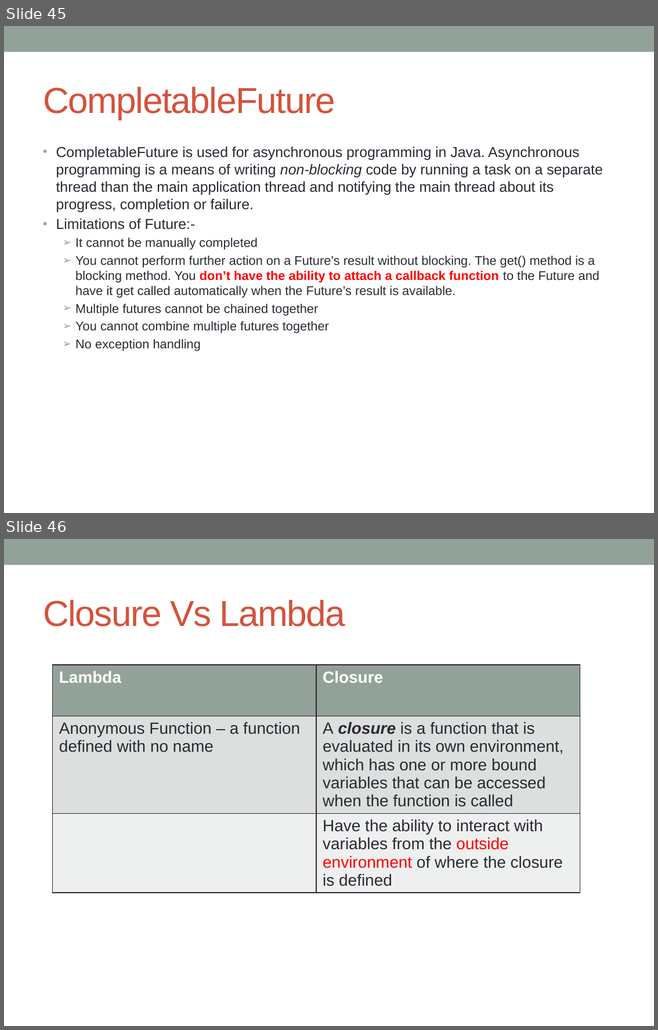
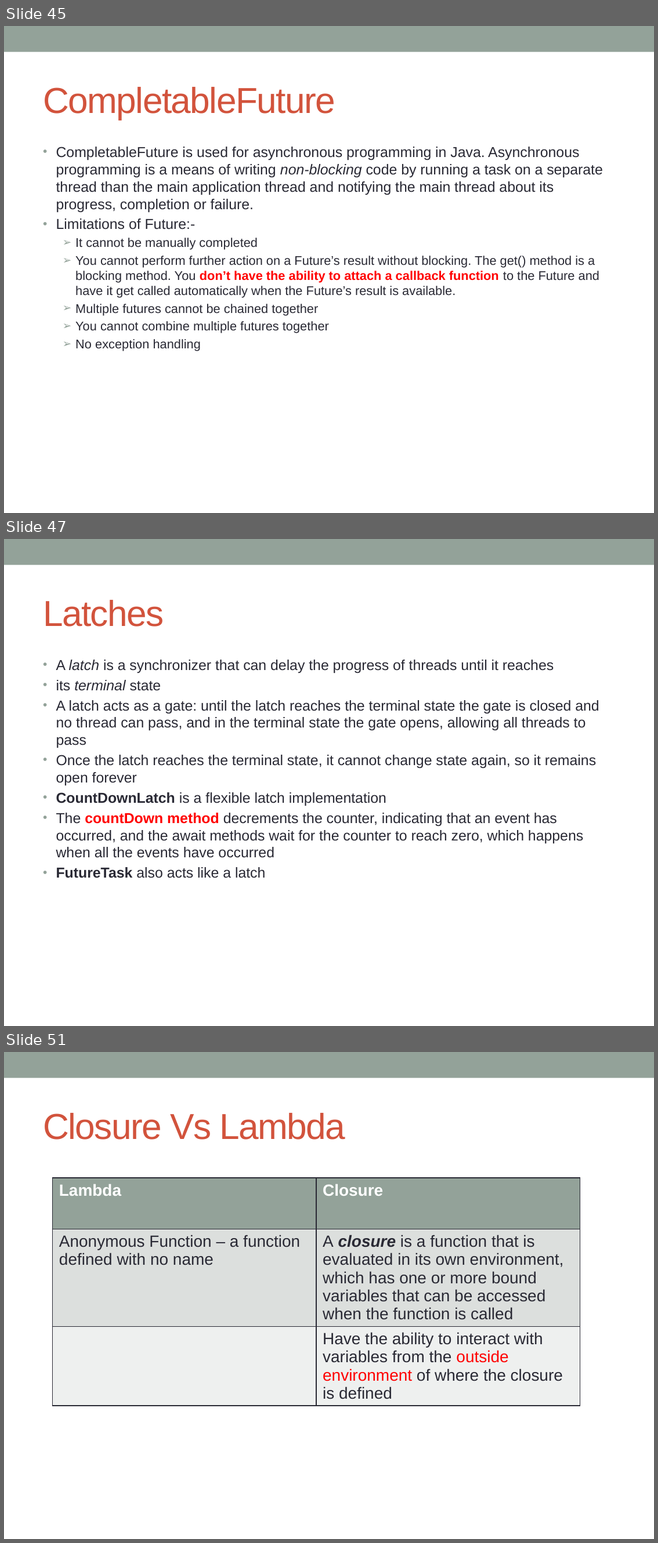
Before and after one commit to notionquest/ProjectDocumentation, a slide deck: MultiThreading.pptx. Shown one above the other, each under a label of ours: slides 45 and 46 before the commit, slides 45, 47 and 51 after it; the slides between them are not shown. The pictures are 658x1030 and 658x1543 pixels, drawn with LibreOffice and Linux fonts; fonts in the diff are those of the drawing. Boxes give left, top, right and bottom in pixels: in the first picture for what was removed or moved away, otherwise in the second. Text is boxed around its words. In the diff, an @@ line names an element or a change of style, - is before the commit and + after.

Commit message:
Semophores, barrier, latches
Semophores, barrier, latches

```diff
--- a/MultiThreading.pptx
+++ b/MultiThreading.pptx
@@ slide 47 added at <box>4,539,654,1026</box>, background #FFFFFF; not listed: 1 template element that a slide beside it also shows @@
@@ title added at <box>43,600,164,627</box>, 40 pt, text #D2533C @@
+Latches
@@ text added at <box>56,660,598,878</box>, 16 pt, text #292934 @@
+• A latch is a synchronizer that can delay the progress of threads until it reaches
+• its terminal state
+• A latch acts as a gate: until the latch reaches the terminal state the gate is closed and no thread can pass, and in the terminal state the gate opens, allowing all threads to pass
+• Once the latch reaches the terminal state, it cannot change state again, so it remains open forever
+• CountDownLatch is a flexible latch implementation
+• The countDown method decrements the counter, indicating that an event has occurred, and the await methods wait for the counter to reach zero, which happens when all the events have occurred
+• FutureTask also acts like a latch
@@ what was slide 46 is now slide 51 @@
```
Also in this commit, not shown: 2 slides changed, 4 other slides added.
